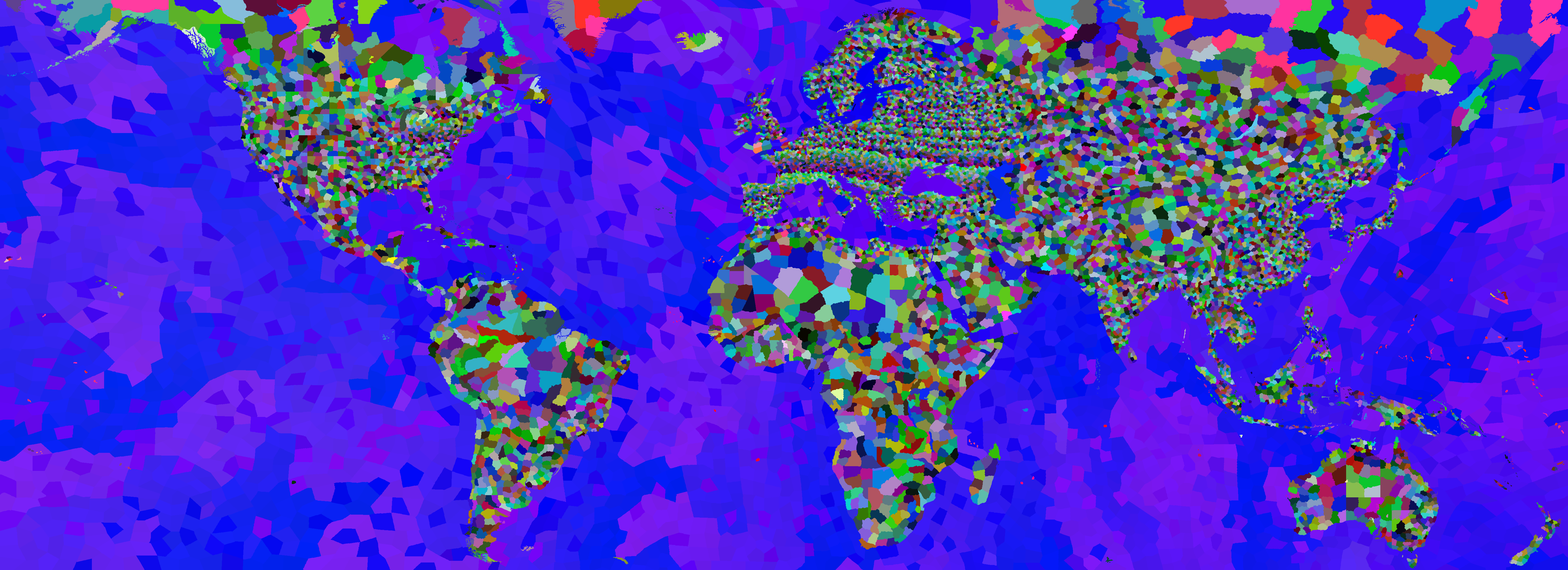
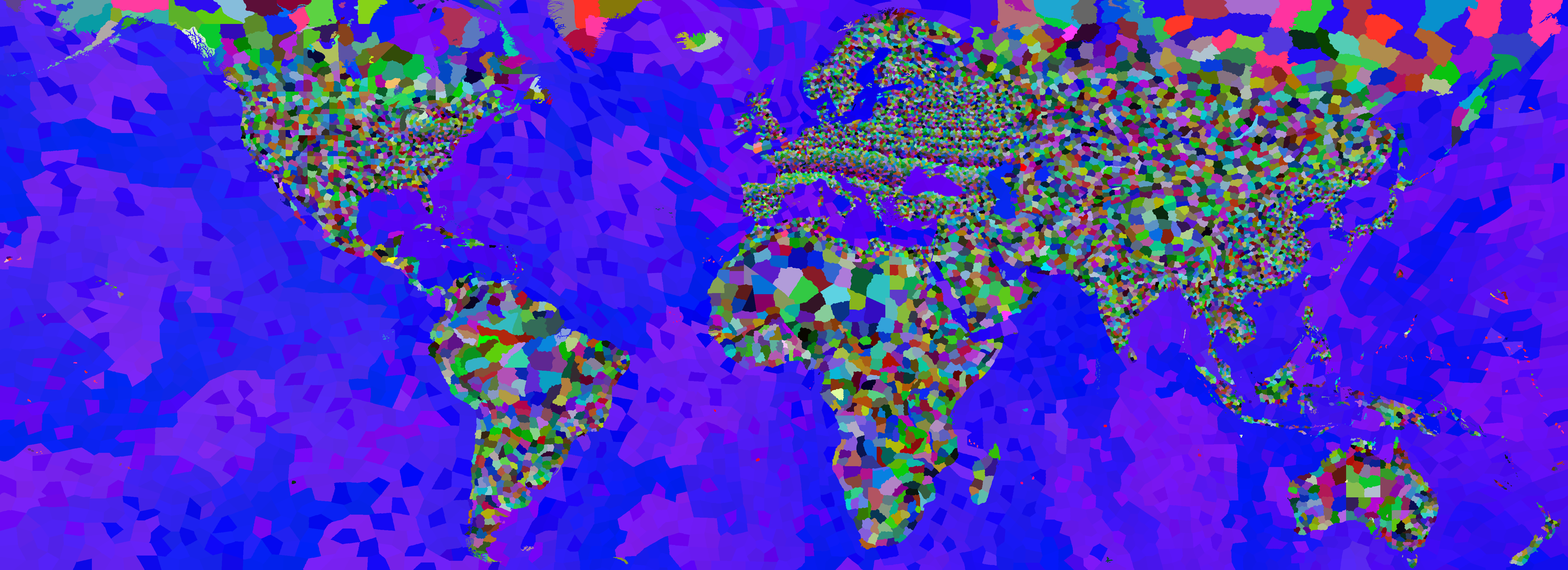
Before/after of a 1568 × 570 layered artwork. What changed in the layer stack:
painted on "provinces.bmp" over 1403, 327, 1412, 338
